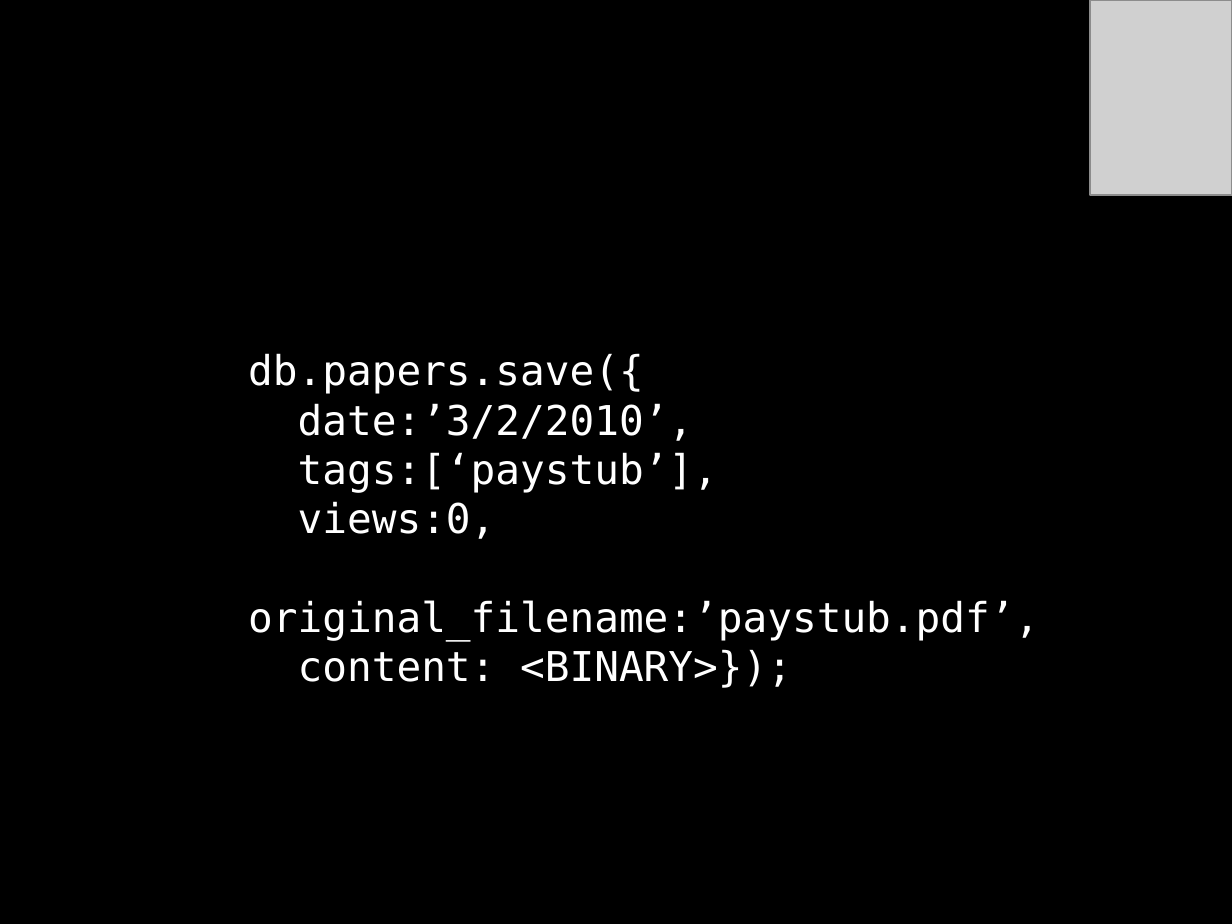
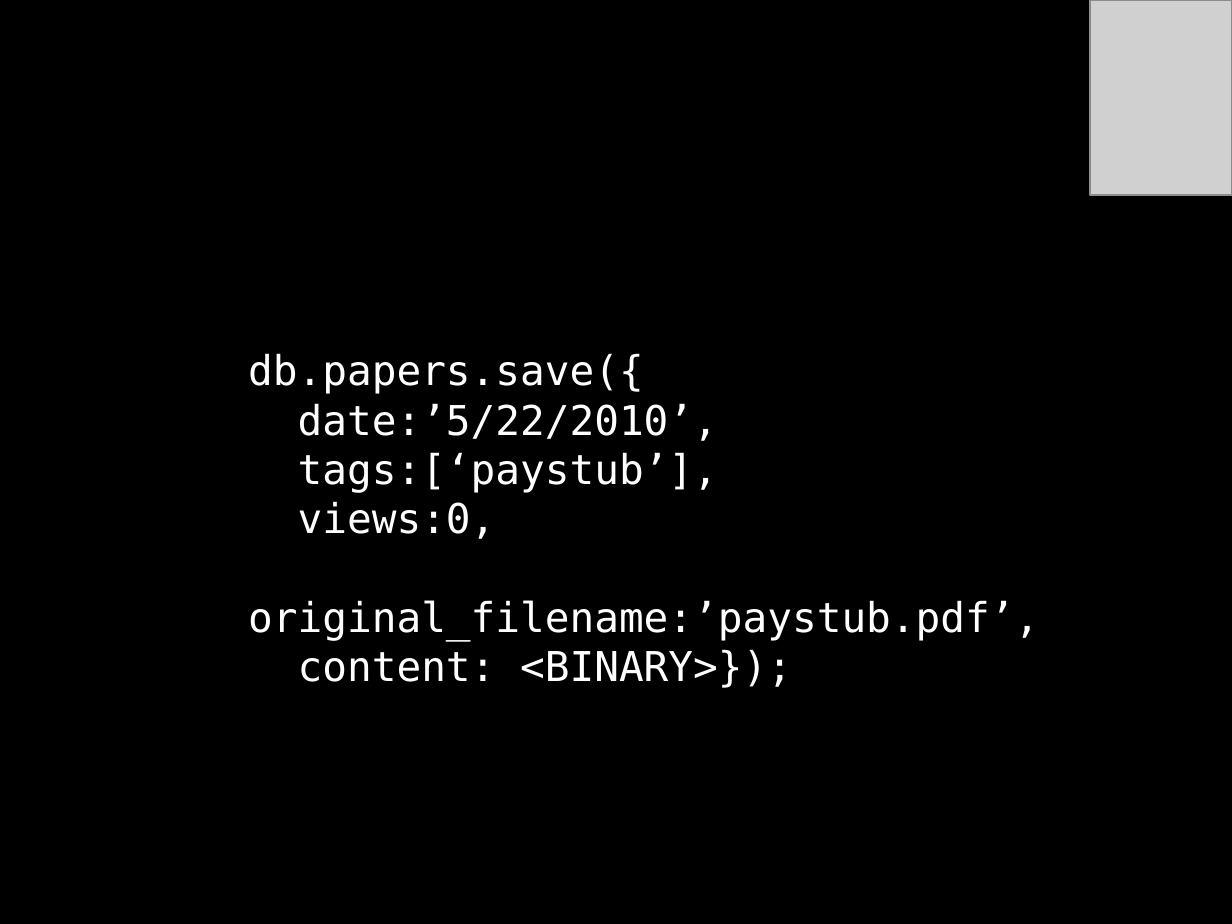
Before and after one commit to jonfuller/presentations, a slide deck: slide 22 of mongo/mongo.pptx (slide 15 before the commit). Drawn at 1232x924 pixels with LibreOffice and Linux fonts; fonts in the diff are those of the drawing; grey boxes stand for pictures. Boxes give left, top, right and bottom in pixels: in the first picture for what was removed or moved away, otherwise in the second. Text is boxed around its words. In the diff, an @@ line names an element or a change of style, - is before the commit and + after.

```diff
--- a/mongo/mongo.pptx
+++ b/mongo/mongo.pptx
@@ text at <box>298,403,718,441</box>: text changed @@
-date:’3/2/2010’,
+date:’5/22/2010’,
```
Also in this commit, not shown: 5 other slides changed, 11 slides added.
